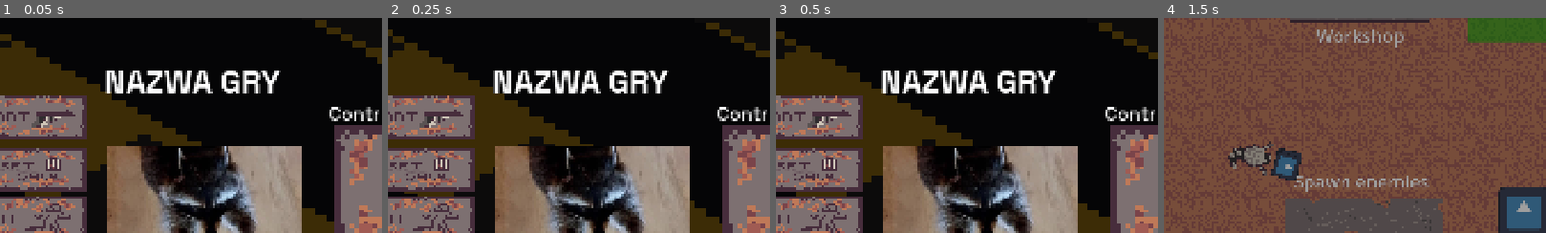
Above: before the commit, frames 1-4 (left to right).
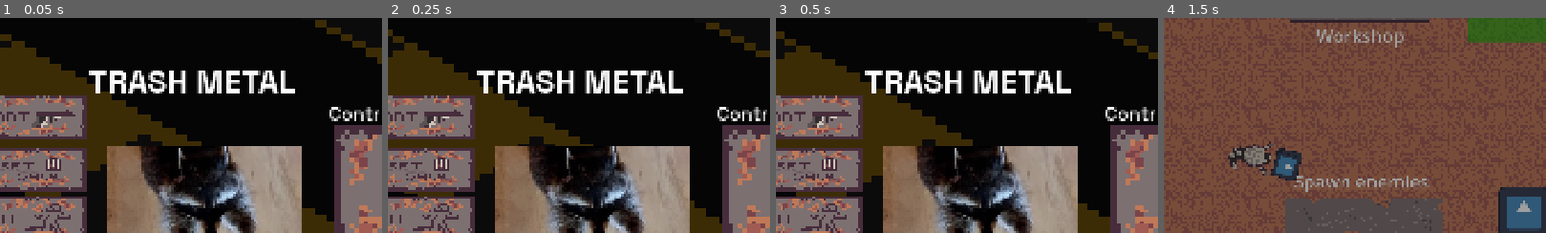
Above: after the commit, the same moments.

Repository: MagmutC3/418GC
Game: Godot game, scene res://Scenes/MainMenu/MainMenu.tscn
The game is run twice, just before and just after one commit, with the same random seed, the same clock (stepped at 60 frames per second) and the same inputs. The engine's default icon, where the game draws it, is replaced by a stand-in: a white triangle on a blue panel in a dark square. Video files are missing from this copy of the repository; at most half a second of black plays in their place. Sound files missing from this copy of the repository are replaced by a short silence.
Inputs (mouse positions are % of the whole screen's width and height, from its top left):
- Up to frame 1 (0.05 s): no input
- Up to frame 2 (0.25 s): no input
- Up to frame 3 (0.5 s): no input
- Up to frame 4 (1.5 s): click (27, 23) at 0.5 s; tap Enter (ui_accept) at 1.25 s; move the mouse to (72, 45) at 1.27 s; hold Right (ui_right) from 1.28 s (still down); click (72, 45) at 1.35 s
The pictures show only the part of the screen within x 25-75%, y 0-50%; the shares and areas given below are measured in that part.

The runs differ from the first frame. In frame 1, 3.7% of the frame differs, in the area x 23-78%, y 24-36%; in frame 2, 3.7%; in frame 3, 3.7%; in frame 4, nothing differs.

Commit message:
untemplated the template

Diff:
--- a/GlobalTheme.tres
+++ b/GlobalTheme.tres
@@ -1,17 +1,13 @@
-[gd_resource type="Theme" load_steps=9 format=3 uid="uid://dhvsei0a7jp3j"]
+[gd_resource type="Theme" load_steps=7 format=3 uid="uid://dhvsei0a7jp3j"]
 
 [ext_resource type="FontFile" uid="uid://d05yajp3iubii" path="res://fonts/SpaceGrotesk-Bold.ttf" id="1_pt3t6"]
-[ext_resource type="Texture2D" uid="uid://bj17qf5mwkp81" path="res://images/interface/button main menu - pressed.png" id="2_wwiaa"]
-[ext_resource type="Texture2D" uid="uid://bmb6smidodtio" path="res://images/interface/button main menu.png" id="3_pt3t6"]
 [ext_resource type="FontFile" uid="uid://0tk4gjqd0hoe" path="res://fonts/SpaceGrotesk-Medium.ttf" id="4_pt3t6"]
 
 [sub_resource type="StyleBoxEmpty" id="StyleBoxEmpty_2neni"]
 
 [sub_resource type="StyleBoxTexture" id="StyleBoxTexture_lshlv"]
-texture = ExtResource("2_wwiaa")
 
 [sub_resource type="StyleBoxTexture" id="StyleBoxTexture_4onru"]
-texture = ExtResource("3_pt3t6")
 
 [sub_resource type="StyleBoxFlat" id="StyleBoxFlat_iml2b"]
 bg_color = Color(0.889346, 0.672765, 0.404913, 1)
--- a/Objects/Character/Character.tscn
+++ b/Objects/Character/Character.tscn
@@ -4,7 +4,7 @@
 [ext_resource type="Script" uid="uid://l8x1lyakjk8h" path="res://Objects/Character/bark_behaviour.gd" id="2_8dr1w"]
 [ext_resource type="Script" uid="uid://cpdsvxpnjqrbf" path="res://Objects/Character/movement_behaviour.gd" id="3_parke"]
 [ext_resource type="Script" uid="uid://cs5wcgagx3fup" path="res://Objects/Character/animation_behaviour.gd" id="4_owoj8"]
-[ext_resource type="Texture2D" uid="uid://c7kg6wif41i56" path="res://images/fox/szop_anim.png" id="5_8dr1w"]
+[ext_resource type="Texture2D" uid="uid://c7kg6wif41i56" path="res://images/szop/szop_anim.png" id="5_8dr1w"]
 [ext_resource type="Script" uid="uid://q5jd8otjvcj1" path="res://Objects/Character/shooting_behaviour.gd" id="5_l6rph"]
 [ext_resource type="PackedScene" uid="uid://pqsjo278hyie" path="res://Objects/bullet.tscn" id="6_mo44t"]
 [ext_resource type="AudioStream" uid="uid://ph813d63f86c" path="res://sfx/fox_bark.mp3" id="9_alk0q"]
--- a/Scenes/ColorShader/ColorShader.tscn
+++ /dev/null
@@ -1,16 +0,0 @@
-[gd_scene load_steps=3 format=3 uid="uid://p1o5ib1m0r6i"]
-
-[ext_resource type="Shader" uid="uid://c83hn5mk7l2r8" path="res://shaders/ColorShader.gdshader" id="1_h6m1c"]
-
-[sub_resource type="ShaderMaterial" id="ShaderMaterial_loxfl"]
-shader = ExtResource("1_h6m1c")
-shader_parameter/colorArray = PackedColorArray(0.953771, 0.953771, 0.953771, 1, 0.858824, 0.756863, 0.686275, 1, 0.654902, 0.654902, 0.619608, 1, 0.878431, 0.72549, 0.290196, 1, 0.698039, 0.686275, 0.360784, 1, 0.607843, 0.411765, 0.439216, 1, 0.866667, 0.662745, 0.388235, 1, 0.788235, 0.505882, 0.294118, 1, 0.811765, 0.415686, 0.309804, 1, 0.145098, 0.152941, 0.164706, 1)
-
-[node name="ColorShader" type="ColorRect"]
-material = SubResource("ShaderMaterial_loxfl")
-anchors_preset = 15
-anchor_right = 1.0
-anchor_bottom = 1.0
-grow_horizontal = 2
-grow_vertical = 2
-mouse_filter = 1
--- a/Scenes/EndScreen/EndScreen.tscn
+++ /dev/null
@@ -1,91 +0,0 @@
-[gd_scene load_steps=6 format=3 uid="uid://bhwh7ed22fipf"]
-
-[ext_resource type="Script" uid="uid://boni7wka3t5je" path="res://Scenes/EndScreen/end_screen.gd" id="1_suj08"]
-[ext_resource type="Theme" uid="uid://dhvsei0a7jp3j" path="res://GlobalTheme.tres" id="2_3uwcp"]
-[ext_resource type="Texture2D" uid="uid://dvulh2d7yaxif" path="res://images/interface/endpage.png" id="3_l37y3"]
-[ext_resource type="Texture2D" uid="uid://4a4lqxwiil0l" path="res://images/interface/endpage button.png" id="4_2davd"]
-
-[sub_resource type="StyleBoxTexture" id="StyleBoxTexture_shcr3"]
-texture = ExtResource("4_2davd")
-
-[node name="EndScreen" type="Control" groups=["END"]]
-layout_mode = 3
-anchors_preset = 15
-anchor_right = 1.0
-anchor_bottom = 1.0
-grow_horizontal = 2
-grow_vertical = 2
-theme = ExtResource("2_3uwcp")
-script = ExtResource("1_suj08")
-
-[node name="BG" type="TextureRect" parent="."]
-layout_mode = 1
-anchors_preset = 15
-anchor_right = 1.0
-anchor_bottom = 1.0
-grow_horizontal = 2
-grow_vertical = 2
-texture = ExtResource("3_l37y3")
-expand_mode = 1
-stretch_mode = 5
-
-[node name="Credits" type="Label" parent="."]
-layout_mode = 0
-offset_left = 690.0
-offset_top = 43.0
-offset_right = 1240.0
-offset_bottom = 104.0
-theme = ExtResource("2_3uwcp")
-theme_override_font_sizes/font_size = 32
-text = "(Your ending screne goes here)"
-horizontal_alignment = 1
-
-[node name="MainText" type="Label" parent="."]
-layout_mode = 0
-offset_left = 466.0
-offset_top = 147.0
-offset_right = 1475.0
-offset_bottom = 384.0
-theme = ExtResource("2_3uwcp")
-theme_override_constants/outline_size = 4
-theme_override_font_sizes/font_size = 64
-text = "Thanks for checking out this Godot 4.4 \"skeleton\" for small games and gamejams!"
-horizontal_alignment = 1
-autowrap_mode = 2
-
-[node name="ExtraText" type="Label" parent="."]
-layout_mode = 0
-offset_left = 100.0
-offset_top = 491.0
-offset_right = 1835.0
-offset_bottom = 610.0
-theme = ExtResource("2_3uwcp")
-theme_override_constants/outline_size = 2
-theme_override_font_sizes/font_size = 48
-text = "If you have any questions or suggestions,
-feel free to reach out via any socials found on our website:"
-horizontal_alignment = 1
-
-[node name="LinkButton" type="LinkButton" parent="."]
-layout_mode = 0
-offset_left = 805.0
-offset_top = 671.0
-offset_right = 1103.0
-offset_bottom = 713.0
-theme_override_constants/underline_spacing = 10
-text = "nozomugames.com"
-uri = "https://nozomugames.com"
-
-[node name="RestartButton" type="Button" parent="."]
-layout_mode = 0
-offset_left = 726.0
-offset_top = 920.0
-offset_right = 1172.0
-offset_bottom = 1016.0
-mouse_default_cursor_shape = 2
-theme_override_colors/font_color = Color(0, 0, 0, 1)
-theme_override_font_sizes/font_size = 36
-theme_override_styles/normal = SubResource("StyleBoxTexture_shcr3")
-text = "To the title"
-
-[connection signal="pressed" from="RestartButton" to="." method="_on_restart_button_pressed"]
--- a/Scenes/EndScreen/end_screen.gd
+++ /dev/null
@@ -1,5 +0,0 @@
-extends Control
-
-
-func _on_restart_button_pressed():
-	TransitionManager.change_scene("res://Scenes/MainMenu/MainMenu.tscn")
--- a/Scenes/MainMenu/MainMenu.tscn
+++ b/Scenes/MainMenu/MainMenu.tscn
@@ -178,7 +178,7 @@
 theme_override_colors/font_color = Color(18.892157, 18.892157, 18.892157, 1)
 theme_override_fonts/font = ExtResource("4_kpx3y")
 theme_override_font_sizes/font_size = 80
-text = "NAZWA GRY"
+text = "TRASH METAL"
 horizontal_alignment = 1
 
 [node name="ExtraText" type="Label" parent="CardControl/Card"]
--- a/Scenes/PauseMenu/PauseMenu.tscn
+++ b/Scenes/PauseMenu/PauseMenu.tscn
@@ -162,7 +162,7 @@
 theme_override_colors/font_color = Color(18.892157, 18.892157, 18.892157, 1)
 theme_override_fonts/font = ExtResource("4_r07j0")
 theme_override_font_sizes/font_size = 80
-text = "NAZWA GRY"
+text = "TRASH METAL"
 horizontal_alignment = 1
 
 [node name="ExtraText" type="Label" parent="CardControl/Card"]
--- a/project.godot
+++ b/project.godot
@@ -14,12 +14,10 @@
 
 [application]
 
-config/name="Gamejam: Nozomu template"
+config/name="Gamejam: Trash Metal"
 config/version="1.0"
 run/main_scene="uid://dg0io0m1wcmd7"
 config/features=PackedStringArray("4.5", "GL Compatibility")
-boot_splash/image="res://Splash screen.png"
-config/icon="res://icon.png"
 
 [autoload]
 
Not shown, removed: Scenes/EndScreen/end_screen.gd.uid
Binary file removed: Splash screen.png
Not shown, removed: Splash screen.png.import
Binary file removed: icon.png
Not shown, removed: icon.png.import
Binary file removed: images/fox/fox sit.png
Binary file removed: images/fox/fox1.png
Not shown, removed: images/fox/fox1.png.import
Binary file removed: images/fox/fox2.png
Not shown, removed: images/fox/fox2.png.import
Binary file removed: images/fox/fox_bark1.png
Not shown, removed: images/fox/fox_bark1.png.import
(and 17 more such lines)
